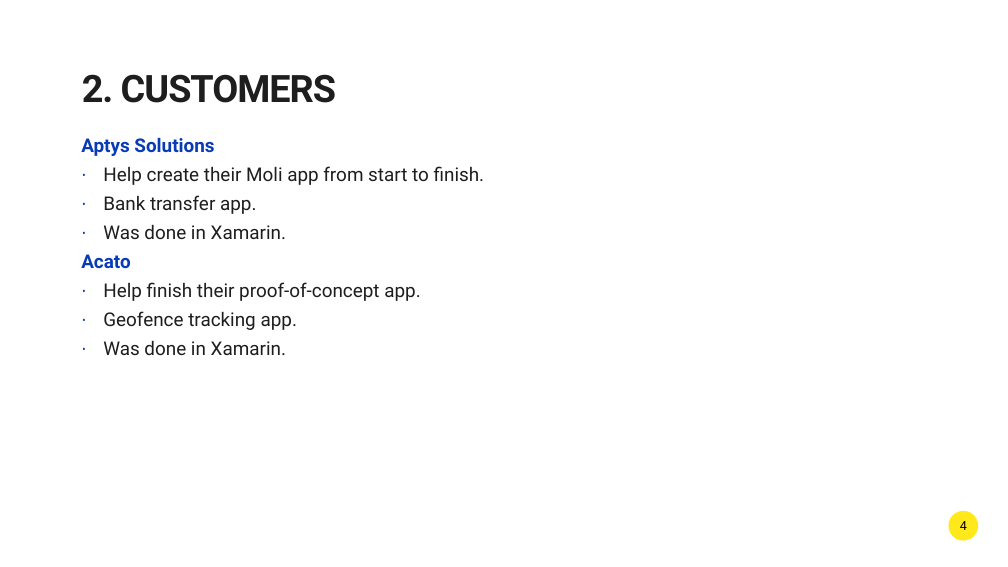
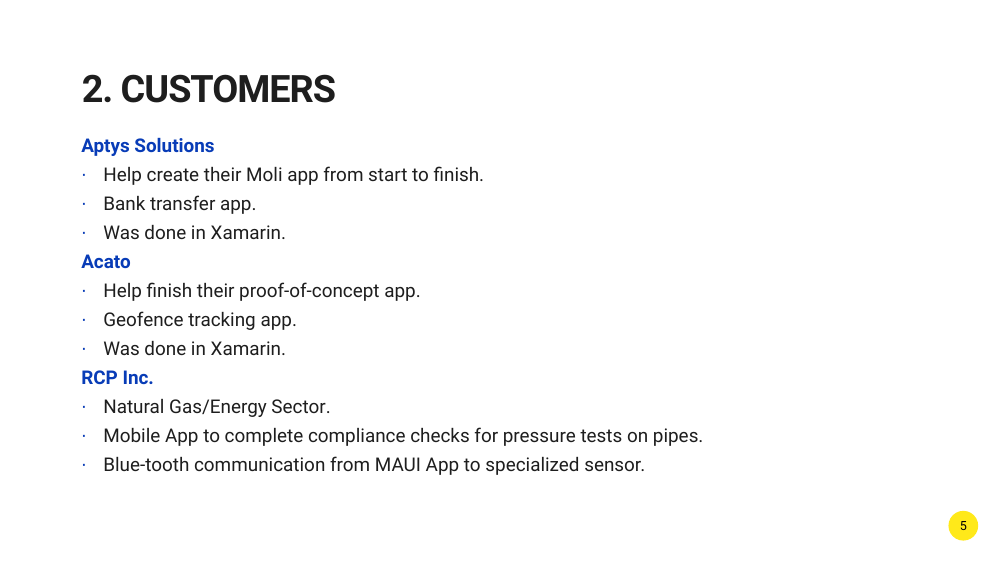
Before and after one commit to DeveloperTales/atmosera-lunchandlearn-2024-maui, a slide deck: slide 5 of presentation.pptx (slide 4 before the commit). Drawn at 1008x567 pixels with LibreOffice and Linux fonts; fonts in the diff are those of the drawing; background and template pictures are left out. Boxes give left, top, right and bottom in pixels: in the first picture for what was removed or moved away, otherwise in the second. Text is boxed around its words. In the diff, an @@ line names an element or a change of style, - is before the commit and + after.

Commit message:
Update presentation

```diff
--- a/presentation.pptx
+++ b/presentation.pptx
@@ text at (81, 370, 704, 475): paragraphs added @@
+      RCP Inc.
+∙ Natural Gas/Energy Sector.
+∙ Mobile App to complete compliance checks for pressure tests on pipes.
+∙ Blue-tooth communication from MAUI App to specialized sensor.
@@ page number at (960, 521, 967, 530): text changed @@
-4
+5
```
Also in this commit, not shown: 3 other slides changed, 1 other file.
